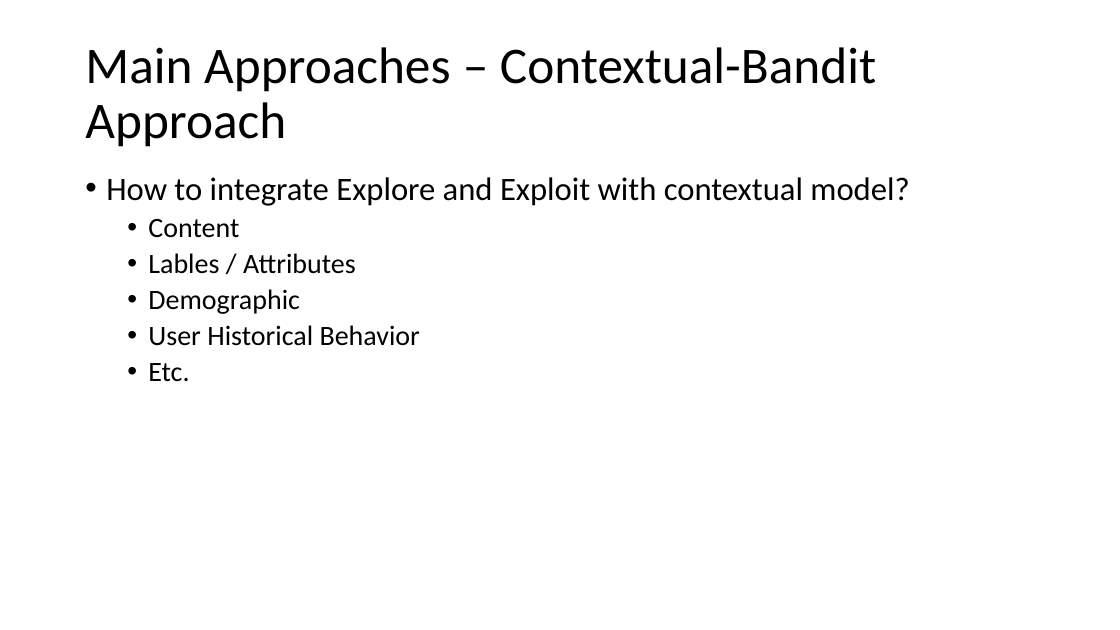
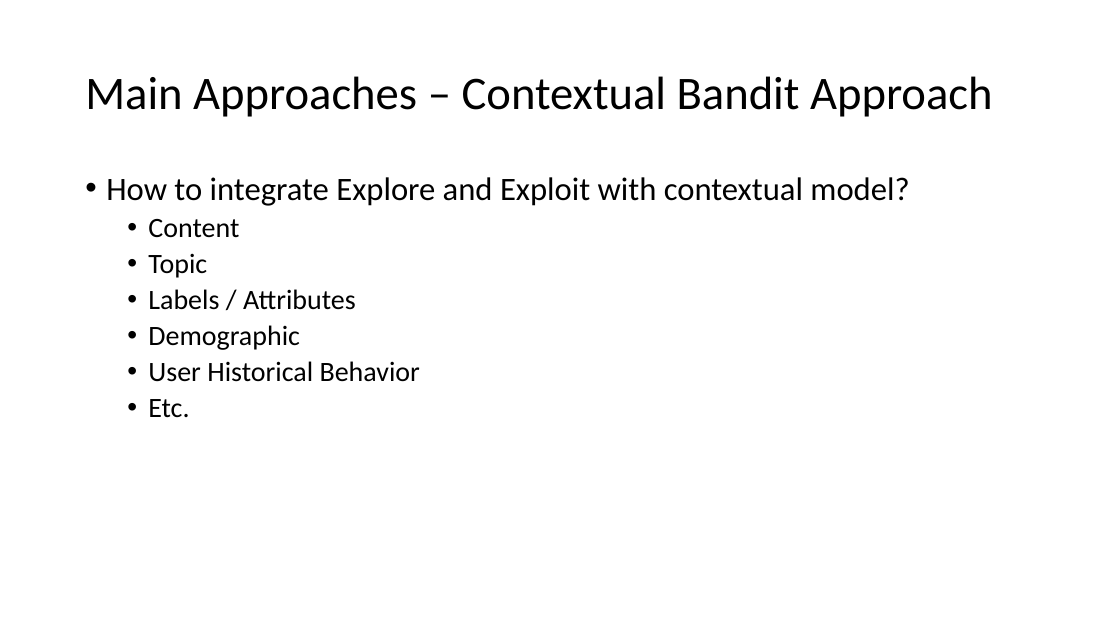
Before and after one commit to wzhe06/Ad-papers, a slide deck: slide 22 of Explore and Exploit/EandE.pptx (slide 23 before the commit). Drawn at 1120x630 pixels with LibreOffice and Linux fonts; fonts in the diff are those of the drawing. Boxes give left, top, right and bottom in pixels: in the first picture for what was removed or moved away, otherwise in the second. Text is boxed around its words. In the diff, an @@ line names an element or a change of style, - is before the commit and + after.

```diff
--- a/Explore and Exploit/EandE.pptx
+++ b/Explore and Exploit/EandE.pptx
@@ title at (85, 76, 993, 117): text changed; size 44 to 40 pt @@
-Main Approaches – Contextual-Bandit Approach
+Main Approaches – Contextual Bandit Approach
@@ text at (148, 253, 356, 310): text changed @@
-  • Lables / Attributes
+  • Topic
+  • Labels / Attributes
```
Also in this commit, not shown: 10 other slides changed, 2 slides added, 4 slides removed, 4 other files.
